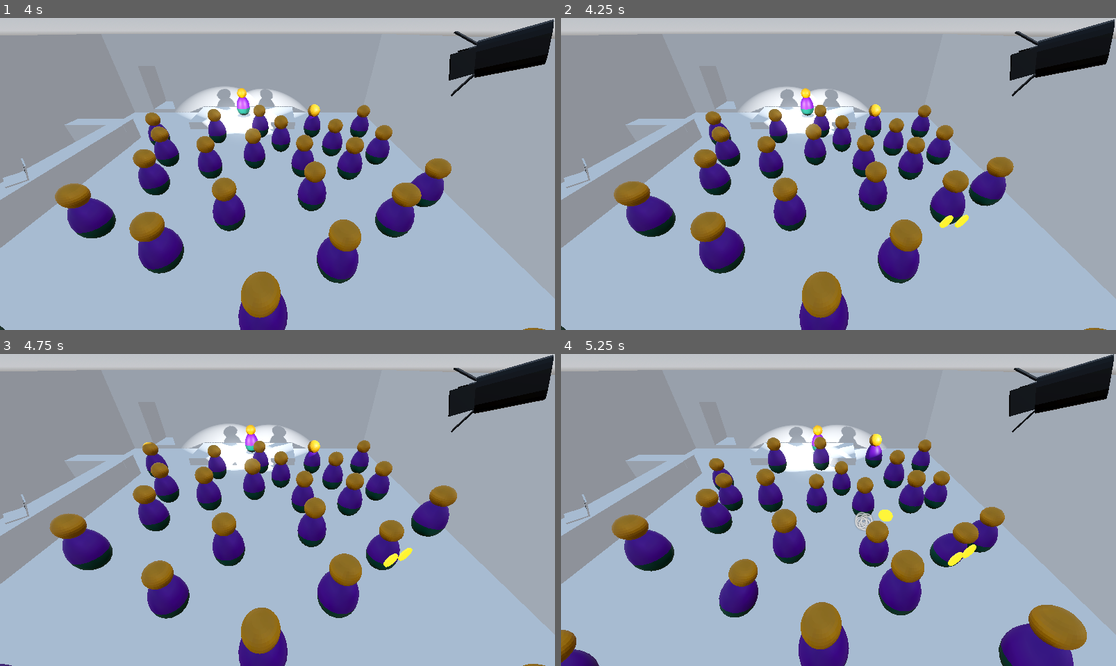
Above: before the commit, frames 1-4 (two rows, left to right).
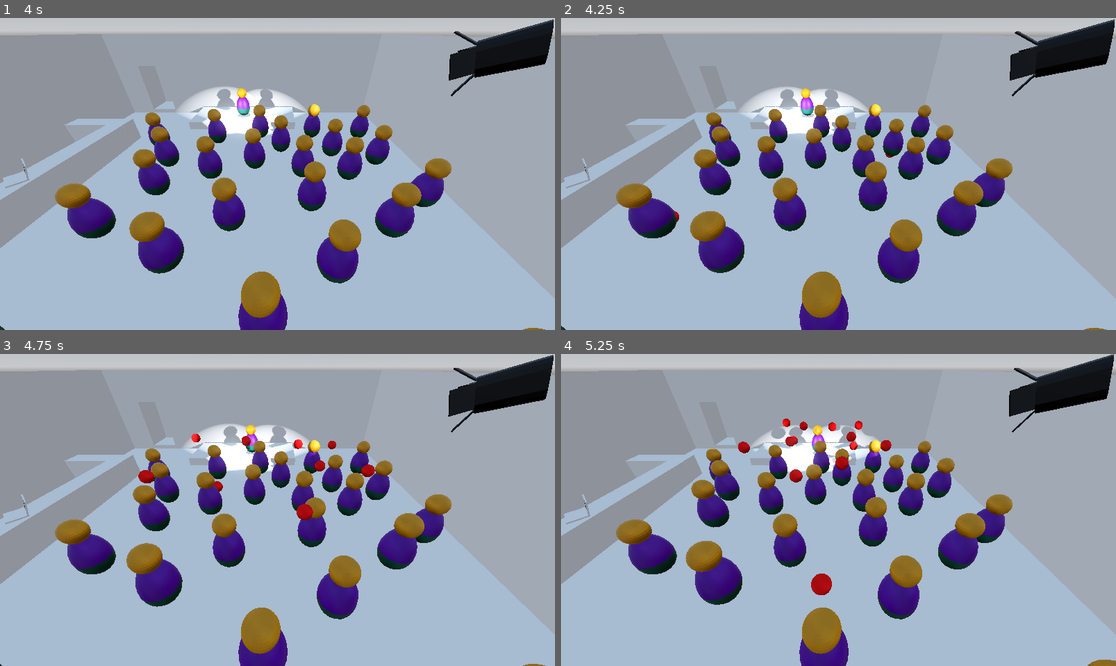
Above: after the commit, the same moments.

Repository: ChrisWhatever1980/ggj24-funny-business
Game: Godot game, scene res://scenes/building.tscn
The game is run twice, just before and just after one commit, with the same random seed, the same clock (stepped at 60 frames per second) and the same inputs. The project has no main scene, so this scene is started directly.
Inputs (mouse positions are in pixels of both pictures, inside the frame that each line leads up to):
- Up to frame 1 (4 s): move the mouse to (399, 158) at 0.52 s; click (399, 158) at 0.67 s; drag from (166, 189) to (249, 236) at 1.27 s; move the mouse to (333, 105) at 2.02 s; click (333, 105) at 2.17 s; drag from (249, 236) to (111, 127) at 2.77 s; move the mouse to (444, 220) at 3.52 s; click (444, 220) at 3.67 s
- Up to frame 2 (4.25 s): no input
- Up to frame 3 (4.75 s): drag from (111, 463) to (194, 432) at 4.27 s
- Up to frame 4 (5.25 s): move the mouse to (866, 510) at 5.02 s; click (866, 510) at 5.17 s

Frame 1 is identical in both runs. In frame 2, 1.9% of the frame differs, in the area x 9-82%, y 29-82%; in frame 3, 5.9%; in frame 4, 14%, in the area x 0-100%, y 20-100%.

Commit message:
throwing tomatoes

Diff:
--- a/dev/game_events.gd
+++ b/dev/game_events.gd
@@ -4,6 +4,8 @@
 signal audience_react
 signal spawn_coin
 signal increase_money
+signal spawn_tomato
+signal spawn_tomato_splat
 
 
 func connect_event(_signal: String, target: Object, method: String, binds: Array = [  ], flags: int = 0):
--- a/dev/scenes/building.gd
+++ b/dev/scenes/building.gd
@@ -5,6 +5,7 @@
 @export var CoinScene:PackedScene
 
 
+@onready var Comedian = $Comedian
 var money = 0
 
 
@@ -12,6 +13,8 @@
 
 	GameEvents.connect_event("spawn_coin", self, "on_spawn_coin")
 	GameEvents.connect_event("increase_money", self, "on_increase_money")
+	GameEvents.connect_event("spawn_tomato", self, "on_spawn_tomato")
+	GameEvents.connect_event("spawn_tomato_splat", self, "on_spawn_tomato_splat")
 
 	var pos = $comedy_club/FloorArea.position
 	var size = $comedy_club/FloorArea/CollisionShape3D.shape.size
@@ -29,6 +32,22 @@
 		new_guest.rotation.y = randf() * 2.0 * PI
 		add_child(new_guest)
 		points.erase(point)
+
+
+func on_spawn_tomato_splat(pos):
+	var new_splat = preload("res://scenes/tomato_splat.tscn").instantiate()
+	new_splat.position = pos
+	print("splat")
+	add_child(new_splat)
+
+
+func on_spawn_tomato(pos):
+	var new_tomato = preload("res://scenes/tomato.tscn").instantiate()
+	add_child(new_tomato)
+	new_tomato.position = pos
+	var to_comedian = (Comedian.global_position - pos).normalized()
+	var to_right = to_comedian.cross(Vector3.UP)
+	new_tomato.apply_impulse(to_comedian * 10.0 + to_right * 0.2 * randf_range(-1, 1) + Vector3(0, 10.0,0))
 
 
 func on_increase_money():
@@ -56,6 +75,6 @@
 
 
 func _on_timer_timeout():
-	var joke_quality = randi() % 3
+	var joke_quality = -1# randi_range(-1, 2)
 	print("joke_quality: " + str(joke_quality))
 	GameEvents.emit_signal("audience_react", joke_quality)
--- a/dev/scenes/building.tscn
+++ b/dev/scenes/building.tscn
@@ -34,6 +34,21 @@
 [sub_resource type="BoxShape3D" id="BoxShape3D_4hxpl"]
 size = Vector3(40.096, 1.3125, 40.278)
 
+[sub_resource type="Animation" id="Animation_egt2o"]
+length = 0.001
+tracks/0/type = "value"
+tracks/0/imported = false
+tracks/0/enabled = true
+tracks/0/path = NodePath("Comedian:position")
+tracks/0/interp = 1
+tracks/0/loop_wrap = true
+tracks/0/keys = {
+"times": PackedFloat32Array(0),
+"transitions": PackedFloat32Array(1),
+"update": 0,
+"values": [Vector3(-3.18501, 1.07653, -14.677)]
+}
+
 [sub_resource type="Animation" id="Animation_8evor"]
 resource_name = "comedian_routine"
 length = 20.0
@@ -49,21 +64,6 @@
 "transitions": PackedFloat32Array(1, 1, 1, 1, 1, 1, 1, 1, 1, 1, 1, 1),
 "update": 0,
 "values": [Vector3(-4.18282, 1.07653, -14.282), Vector3(-4.18282, 1.07653, -14.282), Vector3(-0.0526814, 1.07653, -15.7 …(345 unchanged characters)…
-}
-
-[sub_resource type="Animation" id="Animation_egt2o"]
-length = 0.001
-tracks/0/type = "value"
-tracks/0/imported = false
-tracks/0/enabled = true
-tracks/0/path = NodePath("Comedian:position")
-tracks/0/interp = 1
-tracks/0/loop_wrap = true
-tracks/0/keys = {
-"times": PackedFloat32Array(0),
-"transitions": PackedFloat32Array(1),
-"update": 0,
-"values": [Vector3(-3.18501, 1.07653, -14.677)]
 }
 
 [sub_resource type="AnimationLibrary" id="AnimationLibrary_anrt1"]
@@ -117,7 +117,9 @@
 autostart = true
 
 [node name="StaticBody3D" type="StaticBody3D" parent="."]
-transform = Transform3D(1, 0, 0, 0, 1, 0, 0, 0, 1, 0, -0.694342, 0)
+transform = Transform3D(1, 0, 0, 0, 1, 0, 0, 0, 1, 0, -0.586503, 0)
+collision_layer = 2048
+collision_mask = 2
 
 [node name="CollisionShape3D" type="CollisionShape3D" parent="StaticBody3D"]
 shape = SubResource("BoxShape3D_4hxpl")
--- a/dev/scenes/coin.gd
+++ b/dev/scenes/coin.gd
@@ -11,7 +11,7 @@
 	pass
 
 
-func _on_area_3d_input_event(camera, event, position, normal, shape_idx):
+func _on_area_3d_input_event(camera, event, pos, normal, shape_idx):
 	if event is InputEventMouseButton:
 		if event.button_index == MOUSE_BUTTON_LEFT:
 			if event.pressed:
--- a/dev/scenes/coin.tscn
+++ b/dev/scenes/coin.tscn
@@ -14,6 +14,21 @@
 emission_enabled = true
 emission = Color(0.952941, 0.87451, 0, 1)
 
+[sub_resource type="Animation" id="Animation_5ejta"]
+length = 0.001
+tracks/0/type = "value"
+tracks/0/imported = false
+tracks/0/enabled = true
+tracks/0/path = NodePath("MeshInstance3D:rotation")
+tracks/0/interp = 1
+tracks/0/loop_wrap = true
+tracks/0/keys = {
+"times": PackedFloat32Array(0),
+"transitions": PackedFloat32Array(1),
+"update": 0,
+"values": [Vector3(-1.5708, 0, 0)]
+}
+
 [sub_resource type="Animation" id="Animation_k4c10"]
 resource_name = "turn_animation"
 loop_mode = 1
@@ -28,21 +43,6 @@
 "transitions": PackedFloat32Array(1, 1),
 "update": 0,
 "values": [Vector3(-1.5708, 0, 0), Vector3(-1.5708, 6.28319, 0)]
-}
-
-[sub_resource type="Animation" id="Animation_5ejta"]
-length = 0.001
-tracks/0/type = "value"
-tracks/0/imported = false
-tracks/0/enabled = true
-tracks/0/path = NodePath("MeshInstance3D:rotation")
-tracks/0/interp = 1
-tracks/0/loop_wrap = true
-tracks/0/keys = {
-"times": PackedFloat32Array(0),
-"transitions": PackedFloat32Array(1),
-"update": 0,
-"values": [Vector3(-1.5708, 0, 0)]
 }
 
 [sub_resource type="AnimationLibrary" id="AnimationLibrary_py0l8"]
@@ -102,7 +102,7 @@
 script = ExtResource("1_dg68g")
 
 [node name="MeshInstance3D" type="MeshInstance3D" parent="."]
-transform = Transform3D(1, 0, 0, 0, -4.37114e-08, 1, 0, -1, -4.37114e-08, 0, 0.59508, 0)
+transform = Transform3D(1, 0, 0, 0, -3.61999e-06, 1, 0, -1, -3.61999e-06, 0, 0.59508, 0)
 mesh = SubResource("CylinderMesh_m24ee")
 surface_material_override/0 = SubResource("StandardMaterial3D_i1d8v")
 
--- a/dev/scenes/guest.gd
+++ b/dev/scenes/guest.gd
@@ -14,8 +14,11 @@
 
 func on_audience_react(joke_quality):
 	await get_tree().create_timer(randf()).timeout
-	var guest_react = clamp(joke_quality + humor_modifier, 0, 3)
+	var guest_react = clamp(joke_quality + humor_modifier, -1, 3)
+
 	match guest_react:
+		-1:	# throw tomatoes
+			GameEvents.emit_signal("spawn_tomato", position)
 		0:	# gut-shaking laugh
 			freeze = true
 			$AnimationPlayer.play("laugh")
--- a/dev/scenes/guest.tscn
+++ b/dev/scenes/guest.tscn
@@ -3,6 +3,33 @@
 [ext_resource type="PackedScene" uid="uid://bwh85febtw78q" path="res://models/person.glb" id="1_04qkr"]
 [ext_resource type="Script" path="res://scenes/guest.gd" id="1_ndfc7"]
 [ext_resource type="AudioStream" uid="uid://be22l8gxngynl" path="res://audio/laugh_01.ogg" id="2_mml8n"]
+
+[sub_resource type="Animation" id="Animation_5uu63"]
+length = 0.001
+tracks/0/type = "value"
+tracks/0/imported = false
+tracks/0/enabled = true
+tracks/0/path = NodePath("Node3D/person:position")
+tracks/0/interp = 1
+tracks/0/loop_wrap = true
+tracks/0/keys = {
+"times": PackedFloat32Array(0),
+"transitions": PackedFloat32Array(1),
+"update": 0,
+"values": [Vector3(0, 0, 0)]
+}
+tracks/1/type = "value"
+tracks/1/imported = false
+tracks/1/enabled = true
+tracks/1/path = NodePath("Node3D/person:rotation")
+tracks/1/interp = 1
+tracks/1/loop_wrap = true
+tracks/1/keys = {
+"times": PackedFloat32Array(0),
+"transitions": PackedFloat32Array(1),
+"update": 0,
+"values": [Vector3(0, 0, 0)]
+}
 
 [sub_resource type="Animation" id="Animation_d0aas"]
 resource_name = "laugh"
@@ -32,33 +59,6 @@
 "args": [0.0],
 "method": &"play"
 }]
-}
-
-[sub_resource type="Animation" id="Animation_5uu63"]
-length = 0.001
-tracks/0/type = "value"
-tracks/0/imported = false
-tracks/0/enabled = true
-tracks/0/path = NodePath("Node3D/person:position")
-tracks/0/interp = 1
-tracks/0/loop_wrap = true
-tracks/0/keys = {
-"times": PackedFloat32Array(0),
-"transitions": PackedFloat32Array(1),
-"update": 0,
-"values": [Vector3(0, 0, 0)]
-}
-tracks/1/type = "value"
-tracks/1/imported = false
-tracks/1/enabled = true
-tracks/1/path = NodePath("Node3D/person:rotation")
-tracks/1/interp = 1
-tracks/1/loop_wrap = true
-tracks/1/keys = {
-"times": PackedFloat32Array(0),
-"transitions": PackedFloat32Array(1),
-"update": 0,
-"values": [Vector3(0, 0, 0)]
 }
 
 [sub_resource type="Animation" id="Animation_p1fxc"]
@@ -101,6 +101,7 @@
 height = 4.0
 
 [node name="Guest" type="RigidBody3D"]
+collision_mask = 2049
 mass = 0.1
 center_of_mass_mode = 1
 center_of_mass = Vector3(0, 0.5, 0)
@@ -124,4 +125,3 @@
 transform = Transform3D(1, 0, 6.99382e-07, 0, 1, 0, -6.99382e-07, 0, 1, 0, 0, 0)
 
 [node name="person" parent="Node3D" instance=ExtResource("1_04qkr")]
-transform = Transform3D(1, 0, 0, 0, 1, 0, 0, 0, 1, 0, 0, 0)
--- a/dev/scenes/spot_light.tscn
+++ b/dev/scenes/spot_light.tscn
@@ -9,7 +9,6 @@
 edge_fade = 0.3605
 
 [node name="SpotLight" type="SpotLight3D"]
-transform = Transform3D(1, 0, 0, 0, 1, 0, 0, 0, 1, 0, 0, 0)
 light_energy = 20.0
 shadow_enabled = true
 spot_range = 44.2914
--- /dev/null
+++ b/dev/scenes/tomato.gd
@@ -0,0 +1,23 @@
+extends RigidBody3D
+
+
+# Called when the node enters the scene tree for the first time.
+func _ready():
+	pass # Replace with function body.
+
+
+# Called every frame. 'delta' is the elapsed time since the previous frame.
+func _process(delta):
+	pass
+
+
+func _on_body_entered(body):
+	# make a splat
+	print("Hit body " + body.name)
+	GameEvents.emit_signal("spawn_tomato_splat", position)
+
+
+func _on_area_3d_body_entered(body):
+	# make a splat
+	print("Hit body " + body.name)
+	GameEvents.emit_signal("spawn_tomato_splat", position)
--- /dev/null
+++ b/dev/scenes/tomato.tscn
@@ -0,0 +1,34 @@
+[gd_scene load_steps=6 format=3 uid="uid://dce0v2cngvh6x"]
+
+[ext_resource type="Script" path="res://scenes/tomato.gd" id="1_yt2v1"]
+
+[sub_resource type="SphereMesh" id="SphereMesh_ejwd2"]
+
+[sub_resource type="StandardMaterial3D" id="StandardMaterial3D_ikyf0"]
+albedo_color = Color(1, 0, 0, 1)
+
+[sub_resource type="SphereShape3D" id="SphereShape3D_3mth1"]
+
+[sub_resource type="SphereShape3D" id="SphereShape3D_ju8dp"]
+
+[node name="Tomato" type="RigidBody3D"]
+collision_layer = 2
+collision_mask = 0
+script = ExtResource("1_yt2v1")
+
+[node name="MeshInstance3D" type="MeshInstance3D" parent="."]
+mesh = SubResource("SphereMesh_ejwd2")
+surface_material_override/0 = SubResource("StandardMaterial3D_ikyf0")
+
+[node name="CollisionShape3D" type="CollisionShape3D" parent="."]
+shape = SubResource("SphereShape3D_3mth1")
+
+[node name="Area3D" type="Area3D" parent="."]
+collision_layer = 2
+collision_mask = 2048
+
+[node name="CollisionShape3D" type="CollisionShape3D" parent="Area3D"]
+shape = SubResource("SphereShape3D_ju8dp")
+
+[connection signal="body_entered" from="." to="." method="_on_body_entered"]
+[connection signal="body_entered" from="Area3D" to="." method="_on_area_3d_body_entered"]
--- /dev/null
+++ b/dev/scenes/tomato_splat.gd
@@ -0,0 +1,11 @@
+extends Node3D
+
+
+# Called when the node enters the scene tree for the first time.
+func _ready():
+	pass # Replace with function body.
+
+
+# Called every frame. 'delta' is the elapsed time since the previous frame.
+func _process(delta):
+	pass
--- /dev/null
+++ b/dev/scenes/tomato_splat.tscn
@@ -0,0 +1,133 @@
+[gd_scene load_steps=7 format=3 uid="uid://u12gpo6e4cl1"]
+
+[sub_resource type="Animation" id="Animation_67tbo"]
+resource_name = "splat_animation"
+length = 2.0
+tracks/0/type = "value"
+tracks/0/imported = false
+tracks/0/enabled = true
+tracks/0/path = NodePath("Splats:scale")
+tracks/0/interp = 1
+tracks/0/loop_wrap = true
+tracks/0/keys = {
+"times": PackedFloat32Array(0, 0.1),
+"transitions": PackedFloat32Array(1, 1),
+"update": 0,
+"values": [Vector3(0, 0, 0), Vector3(1, 1, 1)]
+}
+tracks/1/type = "value"
+tracks/1/imported = false
+tracks/1/enabled = true
+tracks/1/path = NodePath("Splats:position")
+tracks/1/interp = 1
+tracks/1/loop_wrap = true
+tracks/1/keys = {
+"times": PackedFloat32Array(1.4, 2),
+"transitions": PackedFloat32Array(1, 1),
+"update": 0,
+"values": [Vector3(0, 0, 0), Vector3(0, -0.5, 0)]
+}
+tracks/2/type = "method"
+tracks/2/imported = false
+tracks/2/enabled = true
+tracks/2/path = NodePath(".")
+tracks/2/interp = 1
+tracks/2/loop_wrap = true
+tracks/2/keys = {
+"times": PackedFloat32Array(2),
+"transitions": PackedFloat32Array(1),
+"values": [{
+"args": [],
+"method": &"queue_free"
+}]
+}
+
+[sub_resource type="Animation" id="Animation_x5rqy"]
+length = 0.001
+tracks/0/type = "value"
+tracks/0/imported = false
+tracks/0/enabled = true
+tracks/0/path = NodePath("Splats:scale")
+tracks/0/interp = 1
+tracks/0/loop_wrap = true
+tracks/0/keys = {
+"times": PackedFloat32Array(0),
+"transitions": PackedFloat32Array(1),
+"update": 0,
+"values": [Vector3(1, 1, 1)]
+}
+tracks/1/type = "value"
+tracks/1/imported = false
+tracks/1/enabled = true
+tracks/1/path = NodePath("Splats:position")
+tracks/1/interp = 1
+tracks/1/loop_wrap = true
+tracks/1/keys = {
+"times": PackedFloat32Array(0),
+"transitions": PackedFloat32Array(1),
+"update": 0,
+"values": [Vector3(0, 0, 0)]
+}
+
+[sub_resource type="AnimationLibrary" id="AnimationLibrary_8woy6"]
+_data = {
+"RESET": SubResource("Animation_x5rqy"),
+"splat_animation": SubResource("Animation_67tbo")
+}
+
+[sub_resource type="CylinderMesh" id="CylinderMesh_gbe1u"]
+height = 0.1
+
+[sub_resource type="StandardMaterial3D" id="StandardMaterial3D_bm40t"]
+albedo_color = Color(1, 0, 0, 1)
+
+[sub_resource type="CylinderMesh" id="CylinderMesh_r21on"]
+top_radius = 0.2
+bottom_radius = 0.2
+height = 0.1
+
+[node name="TomatoSplat" type="Node3D"]
+
+[node name="AnimationPlayer" type="AnimationPlayer" parent="."]
+libraries = {
+"": SubResource("AnimationLibrary_8woy6")
+}
+autoplay = "splat_animation"
+
+[node name="Splats" type="Node3D" parent="."]
+
+[node name="MeshInstance3D" type="MeshInstance3D" parent="Splats"]
+transform = Transform3D(1, 0, 0, 0, 1, 0, 0, 0, 1, -0.102382, 0.0434077, 0.341273)
+mesh = SubResource("CylinderMesh_gbe1u")
+skeleton = NodePath("../..")
+surface_material_override/0 = SubResource("StandardMaterial3D_bm40t")
+
+[node name="MeshInstance3D2" type="MeshInstance3D" parent="Splats"]
+transform = Transform3D(1, 0, 0, 0, 1, 0, 0, 0, 1, 0.406791, 0.0434077, 0.0912535)
+mesh = SubResource("CylinderMesh_gbe1u")
+skeleton = NodePath("../..")
+surface_material_override/0 = SubResource("StandardMaterial3D_bm40t")
+
+[node name="MeshInstance3D3" type="MeshInstance3D" parent="Splats"]
+transform = Transform3D(1, 0, 0, 0, 1, 0, 0, 0, 1, -0.32934, 0.0434077, 0.0171173)
+mesh = SubResource("CylinderMesh_gbe1u")
+skeleton = NodePath("../..")
+surface_material_override/0 = SubResource("StandardMaterial3D_bm40t")
+
+[node name="MeshInstance3D4" type="MeshInstance3D" parent="Splats"]
+transform = Transform3D(1, 0, 0, 0, 1, 0, 0, 0, 1, 0.232693, 0.0434077, -0.98706)
+mesh = SubResource("CylinderMesh_r21on")
+skeleton = NodePath("../..")
+surface_material_override/0 = SubResource("StandardMaterial3D_bm40t")
+
+[node name="MeshInstance3D5" type="MeshInstance3D" parent="Splats"]
+transform = Transform3D(1, 0, 0, 0, 1, 0, 0, 0, 1, -0.853358, 0.0434077, -0.202092)
+mesh = SubResource("CylinderMesh_r21on")
+skeleton = NodePath("../..")
+surface_material_override/0 = SubResource("StandardMaterial3D_bm40t")
+
+[node name="MeshInstance3D6" type="MeshInstance3D" parent="Splats"]
+transform = Transform3D(1, 0, 0, 0, 1, 0, 0, 0, 1, 0.65206, 0.0434077, 0.830194)
+mesh = SubResource("CylinderMesh_r21on")
+skeleton = NodePath("../..")
+surface_material_override/0 = SubResource("StandardMaterial3D_bm40t")
Not shown, added: art/comedy_club.jpg
Not shown, changed: art/funny_business.blend
Not shown, changed: art/funny_business.blend1
